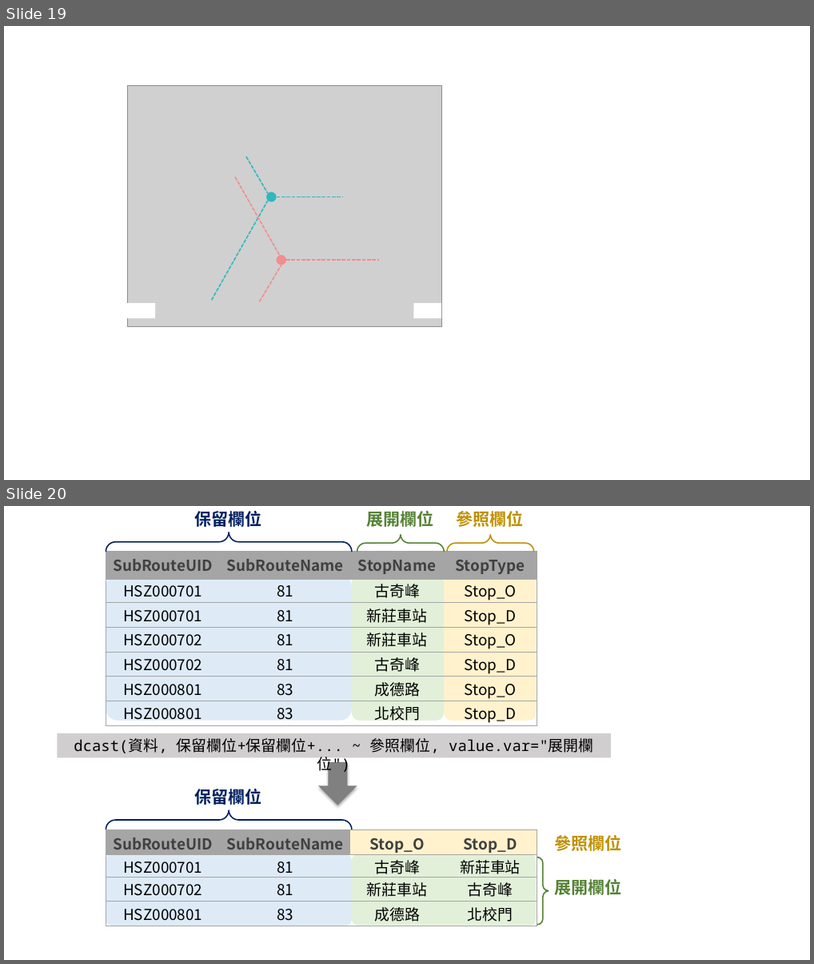
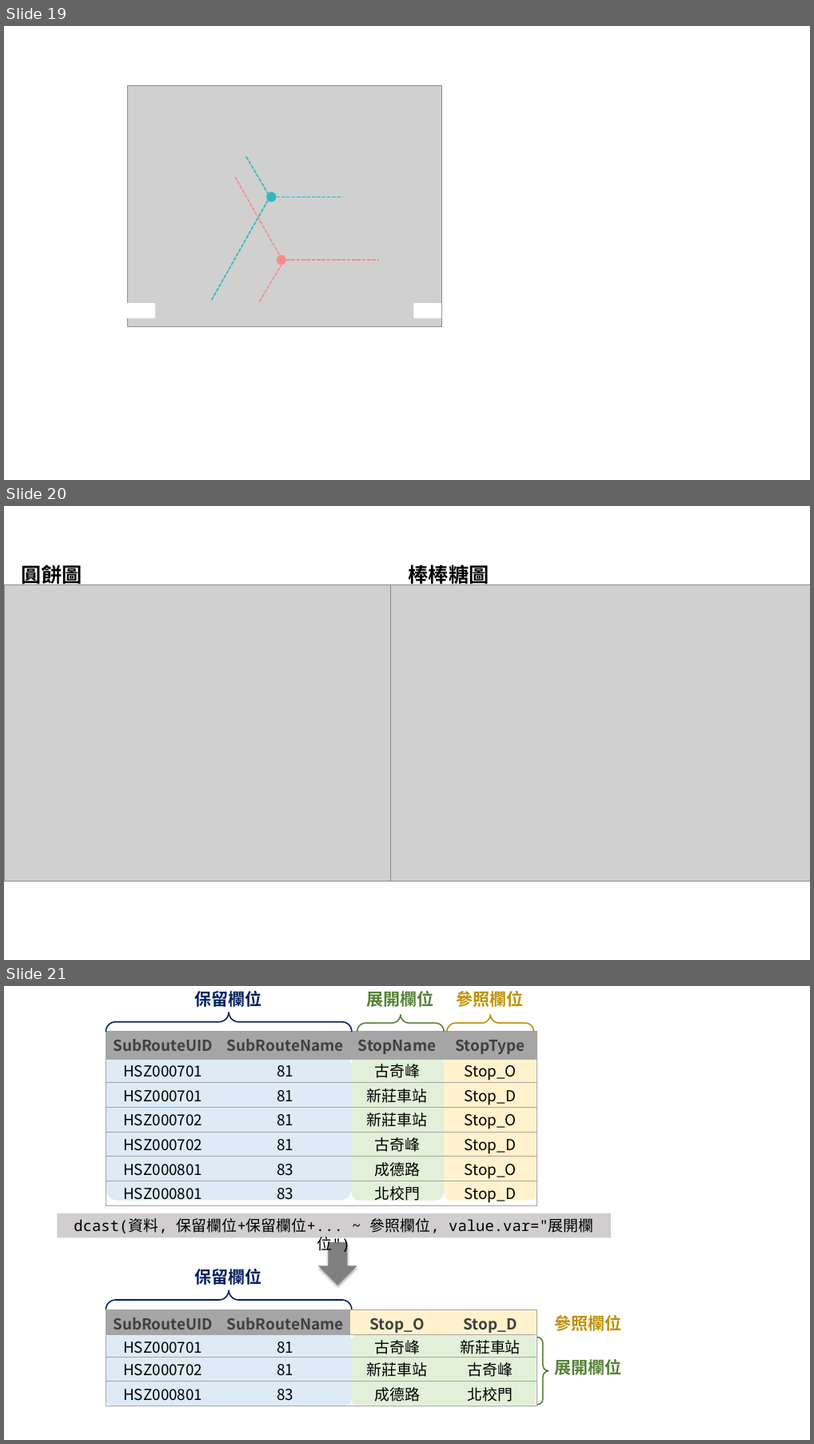
Before and after one commit to ChiaJung-Yeh/Transport-Analysis, a slide deck: figure/figure.pptx. Shown one above the other, each under a label of ours: slides 19 and 20 before the commit, slides 19, 20 and 21 after it. The pictures are 814x964 and 814x1444 pixels, drawn with LibreOffice and Linux fonts; fonts in the diff are those of the drawing; grey boxes stand for pictures. Boxes give left, top, right and bottom in pixels: in the first picture for what was removed or moved away, otherwise in the second. Text is boxed around its words. In the diff, an @@ line names an element or a change of style, - is before the commit and + after.

```diff
--- a/figure/figure.pptx
+++ b/figure/figure.pptx
@@ slide 20 added at [4, 506, 810, 960], background #FFFFFF @@
@@ text added at [22, 561, 82, 584], 24 pt, text #000000, bold @@
+圓餅圖
@@ text added at [409, 561, 490, 585], 24 pt, text #000000, bold @@
+棒棒糖圖
@@ picture added at [4, 584, 391, 881] @@
@@ picture added at [391, 584, 810, 881] @@
@@ what was slide 20 is now slide 21 @@
```
Also in this commit, not shown: 27 other files.
